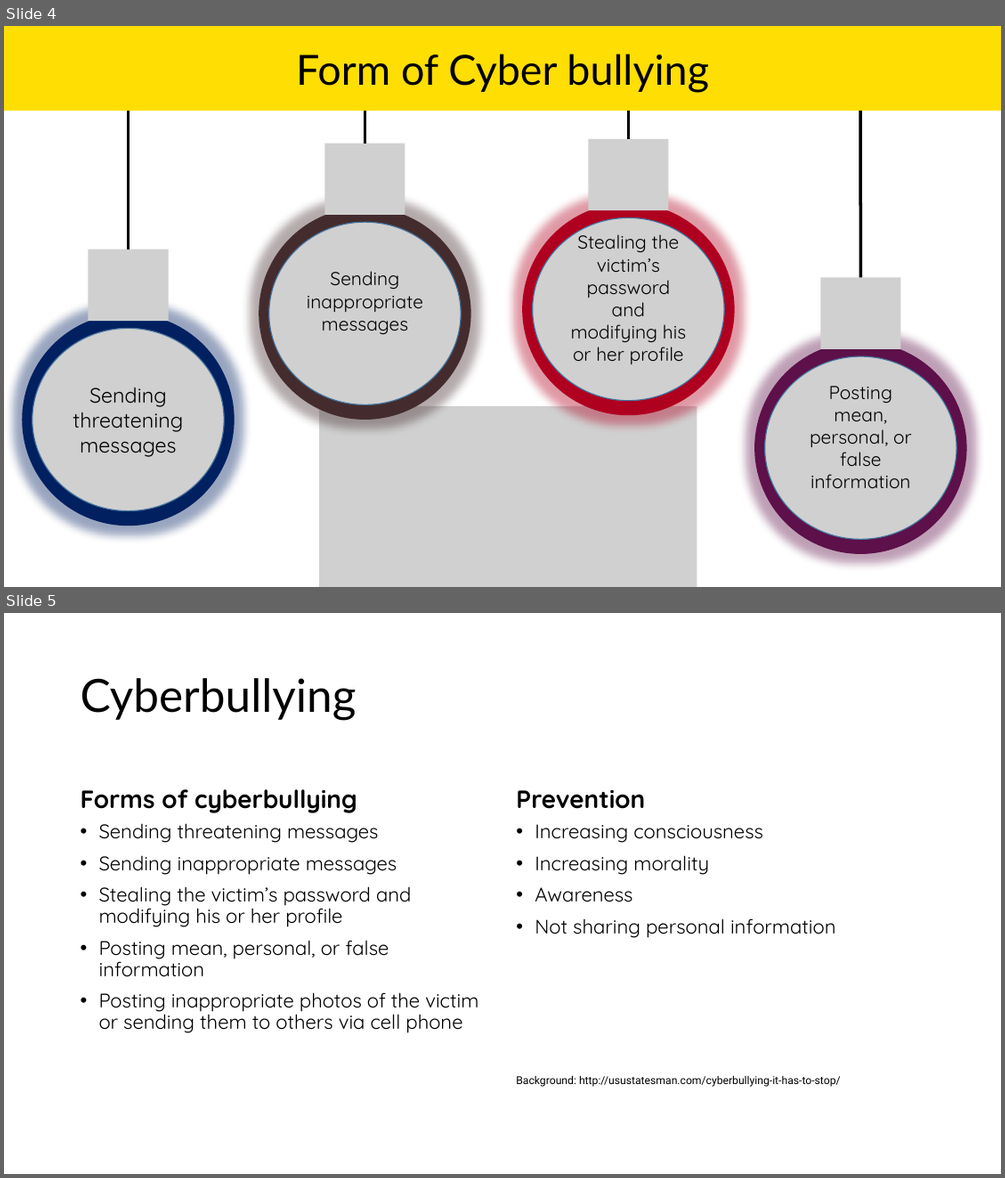
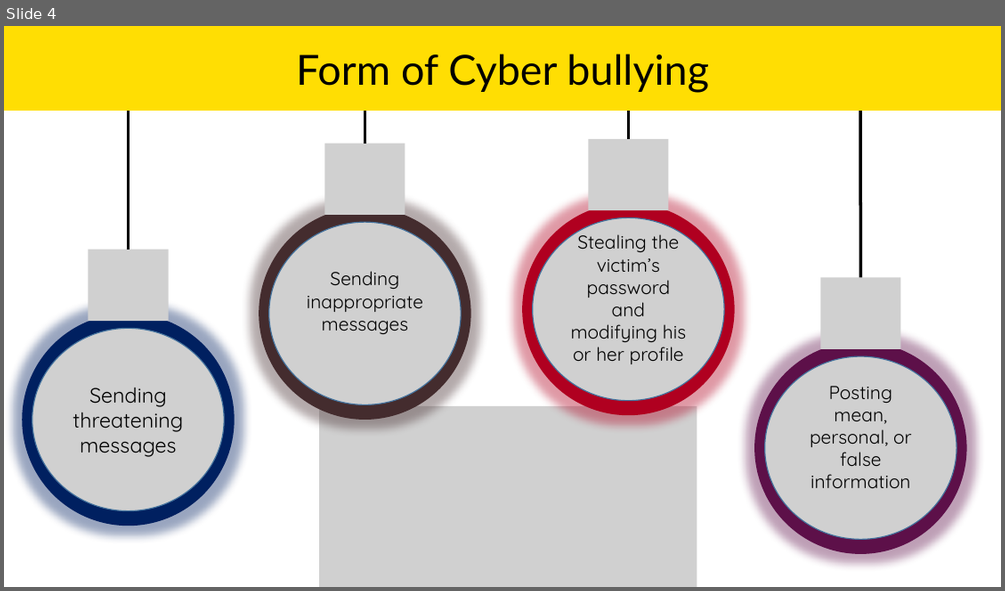
Before and after one commit to atiqahammed/6th-semester, a slide deck: 603-ET/social networking ethical issues.pptx. Shown one above the other, each under a label of ours: slides 4 and 5 before the commit, slide 4 after it. The pictures are 1005x1178 and 1005x591 pixels, drawn with LibreOffice and Linux fonts; fonts in the diff are those of the drawing; grey boxes stand for pictures; background and template pictures are left out. Boxes give left, top, right and bottom in pixels: in the first picture for what was removed or moved away, otherwise in the second. Text is boxed around its words. In the diff, an @@ line names an element or a change of style, - is before the commit and + after.

```diff
--- a/603-ET/social networking ethical issues.pptx
+++ b/603-ET/social networking ethical issues.pptx
@@ slide 5 removed at (4, 613, 1001, 1174), background picture (left out) @@
@@ title removed at (81, 678, 356, 720) @@
-Cyberbullying
@@ text removed at (81, 789, 357, 813) @@
-Forms of cyberbullying
@@ text removed at (516, 790, 645, 809) @@
-Prevention
@@ text removed at (99, 855, 478, 1033) @@
-• Sending threatening messages
-• Sending inappropriate messages
-• Stealing the victim’s password and modifying his or her profile
-• Posting mean, personal, or false information
-• Posting inappropriate photos of the victim or sending them to others via cell phone
@@ text removed at (516, 855, 841, 1086) @@
-• Increasing consciousness
-• Increasing morality
-• Awareness
-• Not sharing personal information
-Background: http://usustatesman.com/cyberbullying-it-has-to-stop/
```
Also in this commit, not shown: 1 slide changed, 4 slides added, 12 other files.
